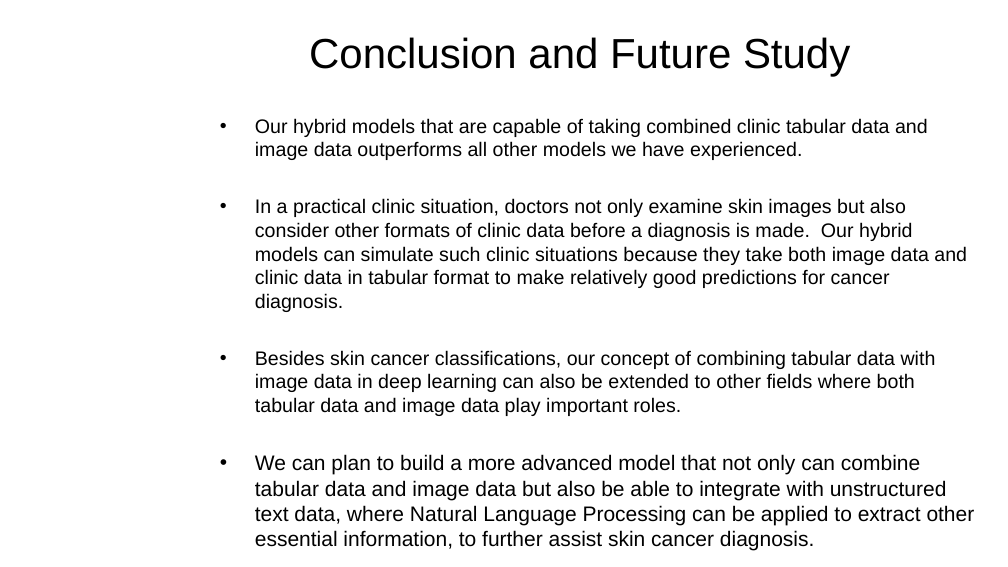
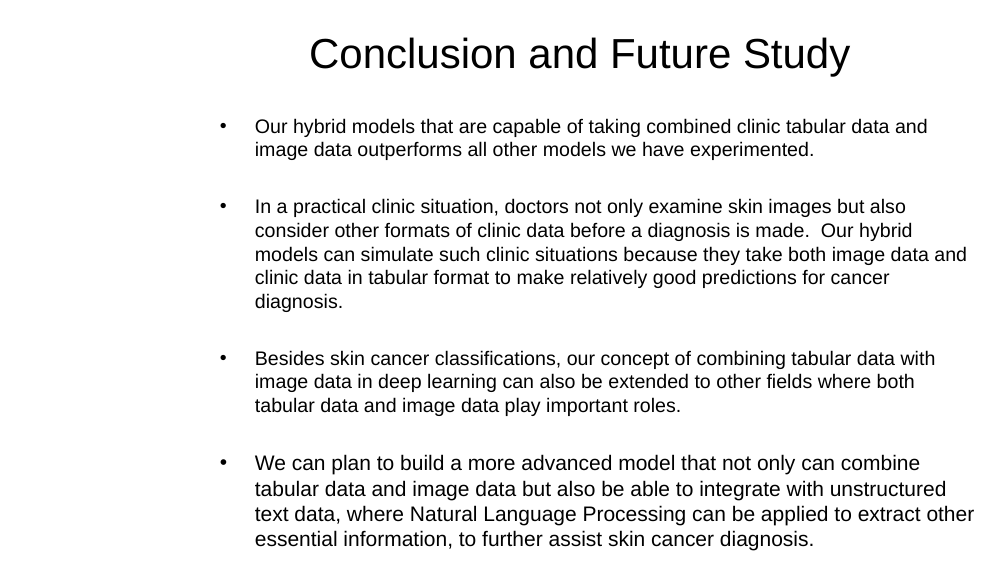
Before and after one commit to yunpengliDataScience/Skin_Cancer_ML_DL, a slide deck: slide 24 of Progress/Phase3/DATA_606_PhaseIII_Final.pptx (slide 19 before the commit). Drawn at 1008x567 pixels with LibreOffice and Linux fonts; fonts in the diff are those of the drawing; background and template pictures are left out. Boxes give left, top, right and bottom in pixels: in the first picture for what was removed or moved away, otherwise in the second. Text is boxed around its words. In the diff, an @@ line names an element or a change of style, - is before the commit and + after.

```diff
--- a/Progress/Phase3/DATA_606_PhaseIII_Final.pptx
+++ b/Progress/Phase3/DATA_606_PhaseIII_Final.pptx
@@ text at bbox=[255, 118, 928, 160]: text changed @@
-• Our hybrid models that are capable of taking combined clinic tabular data and image data outperforms all other models we have experienced.
+• Our hybrid models that are capable of taking combined clinic tabular data and image data outperforms all other models we have experimented.
```
Also in this commit, not shown: 2 other slides changed, 6 slides added.
